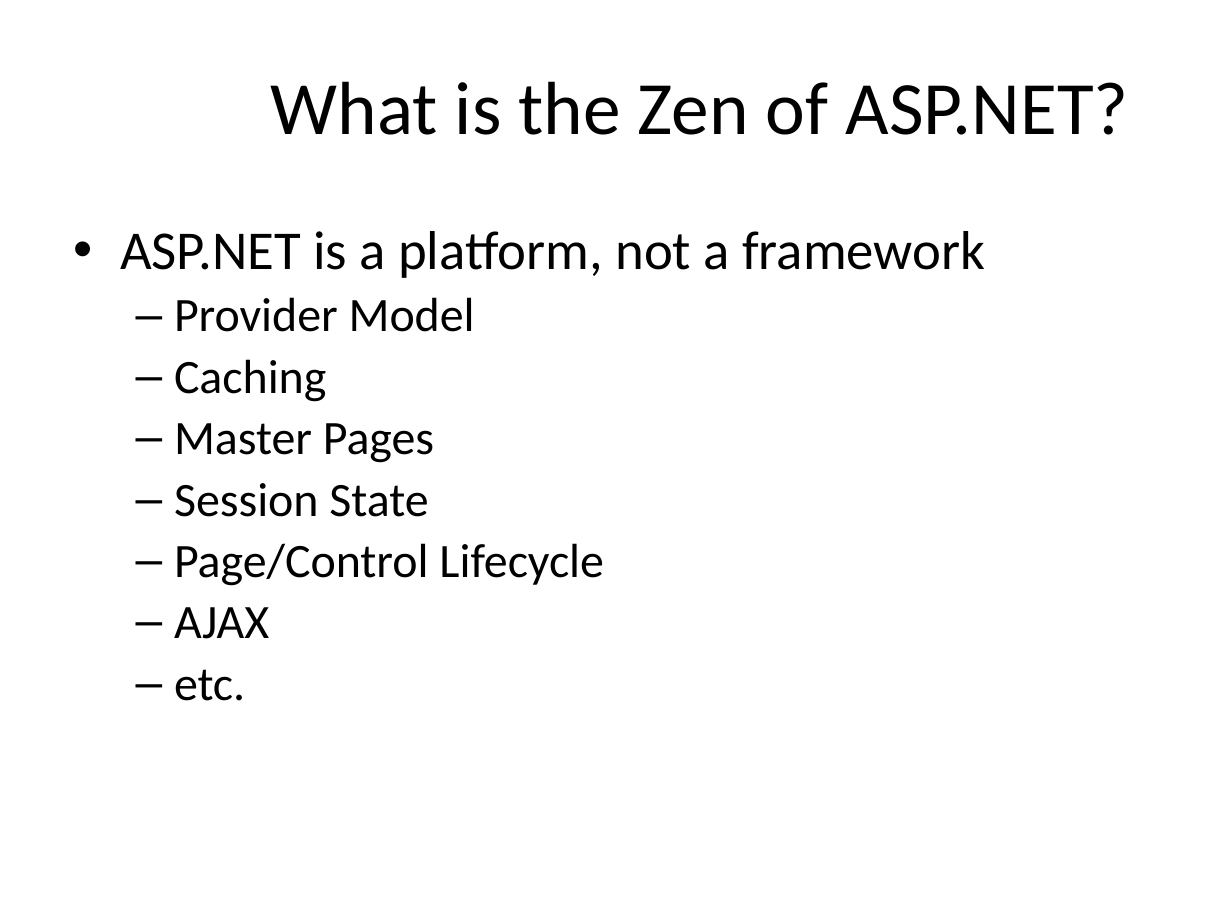
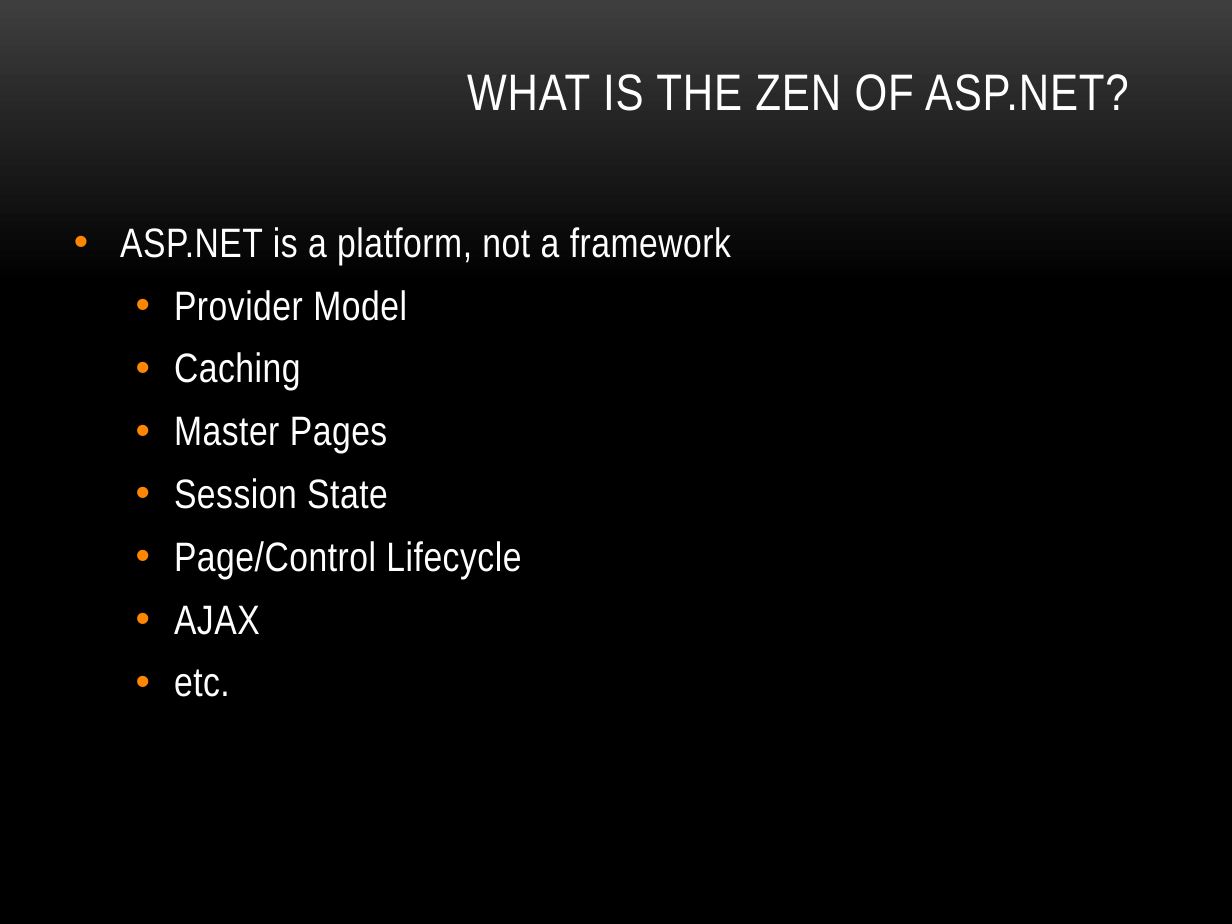
Before and after one commit to lozanotek/zenofmvc, a slide deck: slide 8 of slides/aspnet_mvc_zen.pptx (slide 7 before the commit). Drawn at 1232x924 pixels with LibreOffice and Linux fonts; fonts in the diff are those of the drawing; background and template pictures are left out. Boxes give left, top, right and bottom in pixels: in the first picture for what was removed or moved away, otherwise in the second. Text is boxed around its words. In the diff, an @@ line names an element or a change of style, - is before the commit and + after.

```diff
--- a/slides/aspnet_mvc_zen.pptx
+++ b/slides/aspnet_mvc_zen.pptx
@@ background #FFFFFF to picture (left out) @@
@@ title at box(467, 74, 1129, 111): text changed; size 44 to 30 pt; font Calibri to Arial Narrow; text colour #000000 to #FFFFFF @@
-What is the Zen of ASP.NET?
+WHAT IS THE ZEN OF ASP.NET?
@@ text "ASP.NET is a platform, not ..." at box(120, 227, 731, 697): size 32 to 24 pt in "ASP.NET is a platform, not a framework"; font Calibri to Arial Narrow, text colour #000000 to #FFFFFF, letter spacing 0 to 0.3 pt; size 28 to 24 pt in "Provider Model", "Caching", "Master Pages", "Session State" and 3 more places; more space between paragraphs; bullet – to • @@
```
Also in this commit, not shown: 23 other slides changed, 4 slides added, 6 slides removed, 36 other files.
